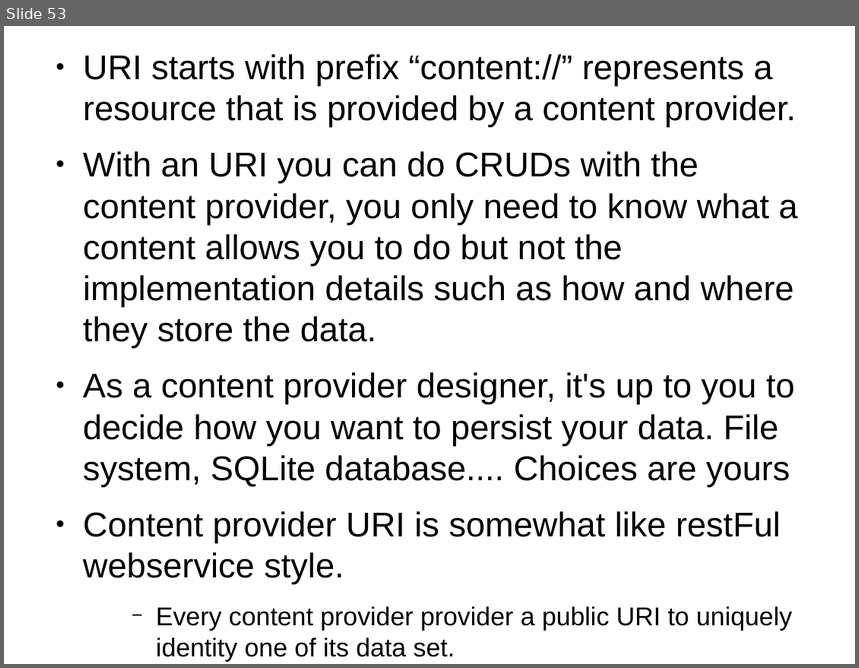
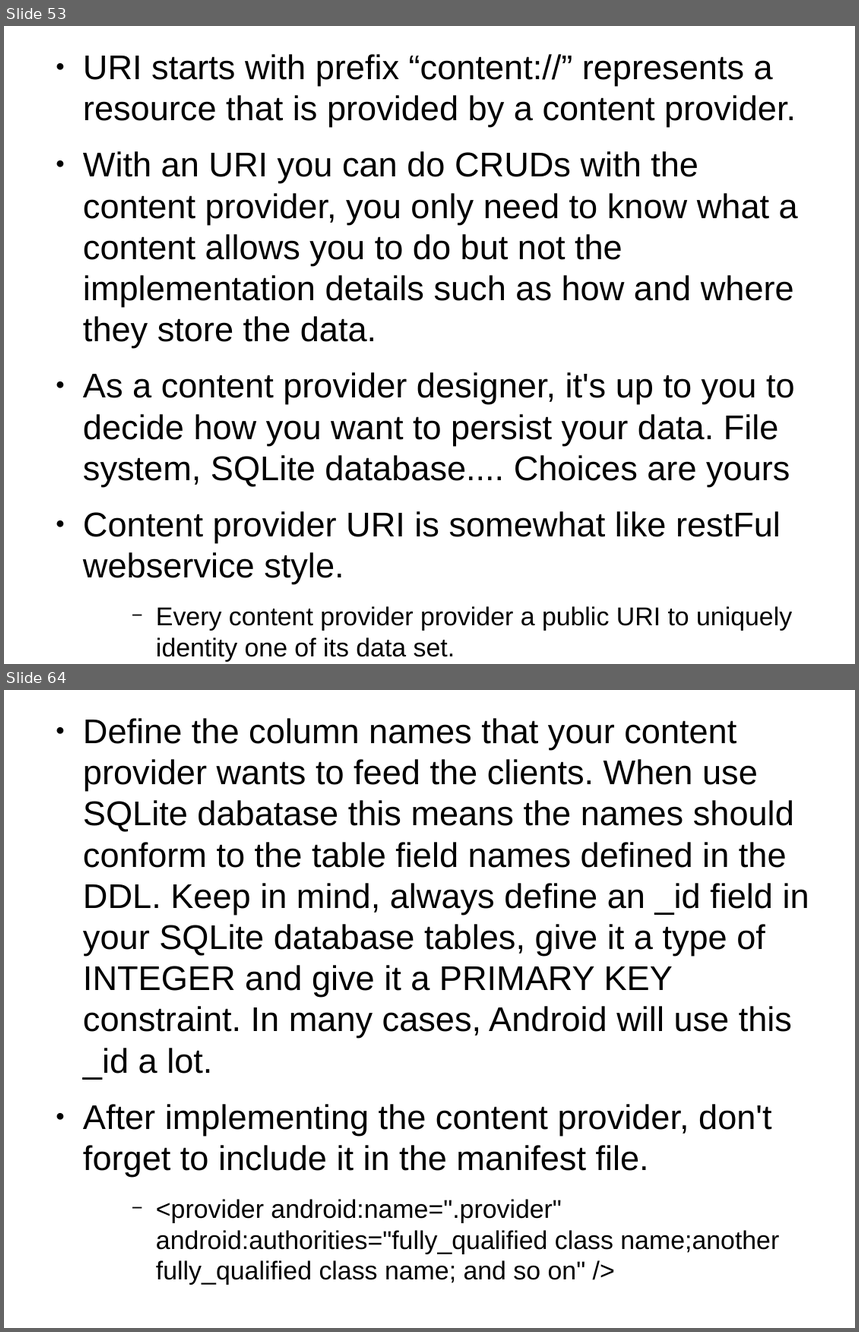
Before and after one commit to thegreatdao/testa, a slide deck: assets/android2.odp. Shown one above the other, each under a label of ours: slide 53 before the commit, slides 53 and 64 after it; the slides between them are not shown. The pictures are 859x668 and 859x1332 pixels, drawn with LibreOffice and Linux fonts; fonts in the diff are those of the drawing. Boxes give left, top, right and bottom in pixels: in the first picture for what was removed or moved away, otherwise in the second. Text is boxed around its words. In the diff, an @@ line names an element or a change of style, - is before the commit and + after.

Commit message:
added content provider description need to add example

```diff
--- a/assets/android2.odp
+++ b/assets/android2.odp
@@ slide 64 added at [4, 690, 855, 1328], background #FFFFFF @@
@@ text added at [83, 718, 810, 1285], 32 pt, text #000000 @@
+● Define the column names that your content provider wants to feed the clients. When use SQLite dabatase this means the names should conform to the table field names defined in the DDL. Keep in mind, always define an _id field in your SQLite database tables, give it a type of INTEGER and give it a PRIMARY KEY constraint. In many cases, Android will use this _id a lot.
+● After implementing the content provider, don't forget to include it in the manifest file.
+    − <provider android:name=".provider" android:authorities="fully_qualified class name;another fully_qualified class name; and so on" />
```
Also in this commit, not shown: 1 slide changed, 9 other slides added, 4 other files.
